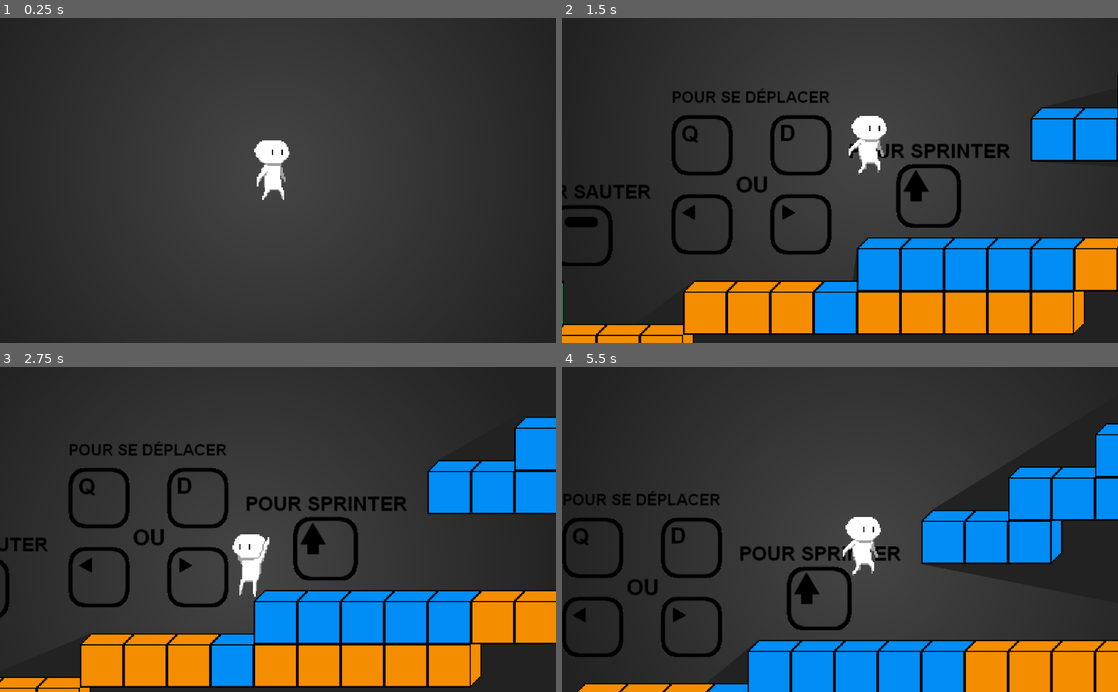
Above: before the commit, frames 1-4 (two rows, left to right).
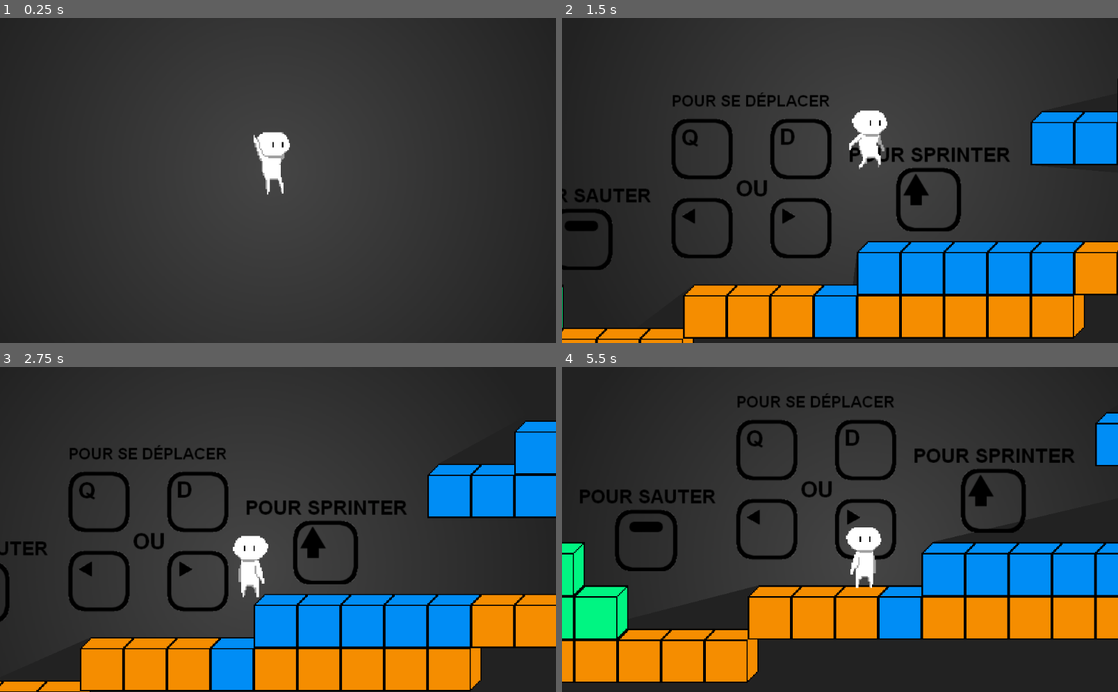
Above: after the commit, the same moments.

Repository: sSolal/GameJam
Game: Godot game, scene res://Main.tscn
Same seed, same stepped clock (60 frames per second), same inputs: the game is played once before the commit and once after it.
Inputs:
- Up to frame 1 (0.25 s): no input
- Up to frame 2 (1.5 s): hold Right (ui_right) from 0.53 s (still down); tap Up (ui_up) at 0.6, 0.77, 1.07, 1.35 s
- Up to frame 3 (2.75 s): tap Up (ui_up) at 1.52, 1.82, 2.1 s; release Right (ui_right) at 2.03 s; hold Left (ui_left) from 2.03 s (still down)
- Up to frame 4 (5.5 s): release Left (ui_left) at 2.78 s; hold Right (ui_right) 2.78-4.28 s; tap Up (ui_up) at 2.85, 3.02, 3.32, 3.6, 3.77, 4.07, 4.35, 4.52, 4.82, 5.1 s; hold Left (ui_left) 4.28-5.03 s; hold Right (ui_right) from 5.03 s (still down)

The runs differ from the first frame. In frame 1, 0.6% of the frame differs, in the area x 45-53%, y 35-56%; in frame 2, 11%; in frame 3, 11%; in frame 4, 46%, in the area x 0-100%, y 8-100%.

Commit message:
Ajouté des sons temporaires+corrigé Animation

Diff:
--- a/Player.gd
+++ b/Player.gd
@@ -14,10 +14,12 @@
 
 var anim
 var current_anim = "idle"
+var was_on_floor = true
 # Called when the node enters the scene tree for the first time.
 func _ready():
 	anim = $AnimationTree.get("parameters/playback")
 	anim.start("idle")
+	$AnimationTree.active = true
 # Called every frame. 'delta' is the elapsed time since the previous frame.
 func _process(delta):
 	velocity.y+=981*delta
@@ -61,7 +63,9 @@
 			#anim.travel("idle")
 			velocity.x = velocity.x/run_speed
 	if Input.is_action_just_pressed("ui_up"):
+
 		if is_on_floor():
+			$Jump.play()
 			velocity.y=-jumpForce
 			#anim.travel("Jump")
 		elif is_on_wall():
@@ -72,11 +76,15 @@
 	if is_on_floor():
 		if abs(velocity.x)<25:
 			anim.travel("idle")
+		if not was_on_floor:
+			$Land.play()
+			was_on_floor = true
 	else:
+		was_on_floor = false
 		if velocity.y>12:
 			anim.travel("Fall")
 
-	if is_on_floor() or Input.is_action_just_pressed("ui_left") or Input.is_action_just_pressed("ui_right"):
+	if flag == true and is_on_floor() or Input.is_action_just_pressed("ui_left") or Input.is_action_just_pressed("ui_right"):
 		flag = false
 	if run == true:
 		run = false
--- a/Player.tscn
+++ b/Player.tscn
@@ -8,6 +8,8 @@
 [ext_resource path="res://Idle animation/Idle 04.png" type="Texture" id=6]
 [ext_resource path="res://Ressources/run1.png" type="Texture" id=7]
 [ext_resource path="res://Ressources/spritesheet.png" type="Texture" id=8]
+[ext_resource path="res://Ressources/Sounds/Jump 1.wav" type="AudioStream" id=9]
+[ext_resource path="res://Ressources/Sounds/BounceYoFrankie.wav" type="AudioStream" id=10]
 
 [sub_resource type="SpriteFrames" id=1]
 animations = [ {
@@ -23,12 +25,28 @@
 } ]
 
 [sub_resource type="CapsuleShape2D" id=2]
-radius = 10.3376
-height = 20.9135
+radius = 9.52248
+height = 28.2856
+
+[sub_resource type="Animation" id=20]
+resource_name = "Dash"
+length = 0.25
+tracks/0/type = "value"
+tracks/0/path = NodePath("Body:frame")
+tracks/0/interp = 1
+tracks/0/loop_wrap = true
+tracks/0/imported = false
+tracks/0/enabled = true
+tracks/0/keys = {
+"times": PoolRealArray( 0 ),
+"transitions": PoolRealArray( 1 ),
+"update": 1,
+"values": [ 7 ]
+}
 
 [sub_resource type="Animation" id=3]
 resource_name = "Fall"
-length = 0.5
+length = 0.3
 step = 0.05
 tracks/0/type = "value"
 tracks/0/path = NodePath("Body:frame")
@@ -37,10 +55,10 @@
 tracks/0/imported = false
 tracks/0/enabled = true
 tracks/0/keys = {
-"times": PoolRealArray( 0, 0.25 ),
+"times": PoolRealArray( 0, 0.15 ),
 "transitions": PoolRealArray( 1, 1 ),
 "update": 1,
-"values": [ 0, 1 ]
+"values": [ 1, 0 ]
 }
 
 [sub_resource type="Animation" id=4]
@@ -95,6 +113,9 @@
 "values": [ 2, 4, 5, 6 ]
 }
 
+[sub_resource type="AnimationNodeAnimation" id=21]
+animation = "Dash"
+
 [sub_resource type="AnimationNodeAnimation" id=7]
 animation = "Fall"
 
@@ -110,29 +131,37 @@
 [sub_resource type="AnimationNodeStateMachineTransition" id=11]
 
 [sub_resource type="AnimationNodeStateMachineTransition" id=12]
-switch_mode = 2
 
 [sub_resource type="AnimationNodeStateMachineTransition" id=13]
-
-[sub_resource type="AnimationNodeStateMachineTransition" id=14]
-
-[sub_resource type="AnimationNodeStateMachineTransition" id=15]
 
 [sub_resource type="AnimationNodeStateMachineTransition" id=16]
 
 [sub_resource type="AnimationNodeStateMachineTransition" id=17]
 switch_mode = 2
 
+[sub_resource type="AnimationNodeStateMachineTransition" id=22]
+
+[sub_resource type="AnimationNodeStateMachineTransition" id=23]
+switch_mode = 2
+
+[sub_resource type="AnimationNodeStateMachineTransition" id=24]
+
+[sub_resource type="AnimationNodeStateMachineTransition" id=25]
+switch_mode = 2
+
 [sub_resource type="AnimationNodeStateMachine" id=18]
+states/Dash/node = SubResource( 21 )
+states/Dash/position = Vector2( 24, 158 )
 states/Fall/node = SubResource( 7 )
 states/Fall/position = Vector2( 458, 170 )
 states/Jump/node = SubResource( 8 )
 states/Jump/position = Vector2( 303, 95 )
 states/Run/node = SubResource( 9 )
-states/Run/position = Vector2( 144, 180 )
+states/Run/position = Vector2( 138, 223 )
 states/idle/node = SubResource( 10 )
 states/idle/position = Vector2( 144, 95 )
-transitions = [ "idle", "Jump", SubResource( 11 ), "Jump", "Fall", SubResource( 12 ), "Run", "Jump", SubResource( 13 ), "idle", "Run", SubResource( 14 ), "Run", "idle", SubResource( 15 ), "Fall", "Run", SubResource( 16 ), "Fall", "idle", SubResource( 17 ) ]
+transitions = [ "idle", "Jump", SubResource( 11 ), "Jump", "Fall", SubResource( 12 ), "Run", "Jump", SubResource( 13 ), "Fall", "Run", SubResource( 16 ), "Fall", "idle", SubResource( 17 ), "idle", "Dash", SubResource( 22 ), "Dash", "Run", SubResource( 23 ), "Run", "Dash", SubResource( 24 ), "Dash", "idle", SubResource( 25 ) ]
+graph_offset = Vector2( -233, 67 )
 
 [sub_resource type="AnimationNodeStateMachinePlayback" id=19]
 
@@ -153,10 +182,10 @@
 
 [node name="Body" type="Sprite" parent="."]
 light_mask = 0
+position = Vector2( 0.35849, -3.94334 )
 texture = ExtResource( 8 )
 vframes = 3
 hframes = 4
-frame = 5
 region_rect = Rect2( 5, 5, 64, 64 )
 
 [node name="CollisionShape2D" type="CollisionShape2D" parent="."]
@@ -164,6 +193,7 @@
 shape = SubResource( 2 )
 
 [node name="AnimationPlayer" type="AnimationPlayer" parent="."]
+anims/Dash = SubResource( 20 )
 anims/Fall = SubResource( 3 )
 anims/Jump = SubResource( 4 )
 anims/Run = SubResource( 5 )
@@ -172,5 +202,10 @@
 [node name="AnimationTree" type="AnimationTree" parent="."]
 tree_root = SubResource( 18 )
 anim_player = NodePath("../AnimationPlayer")
-active = true
 parameters/playback = SubResource( 19 )
+
+[node name="Land" type="AudioStreamPlayer2D" parent="."]
+stream = ExtResource( 9 )
+
+[node name="Jump" type="AudioStreamPlayer2D" parent="."]
+stream = ExtResource( 10 )
Not shown: 1 places in Player.tscn that only renumber resources
Not shown, added: Ressources/Sounds/BounceYoFrankie.wav.import
Not shown, added: Ressources/Sounds/Jump 1.wav.import
Not shown, added: Ressources/BounceYoFrankie.flac
Not shown, added: Ressources/Sounds/BounceYoFrankie.wav
Not shown, added: Ressources/Sounds/Jump 1.wav
